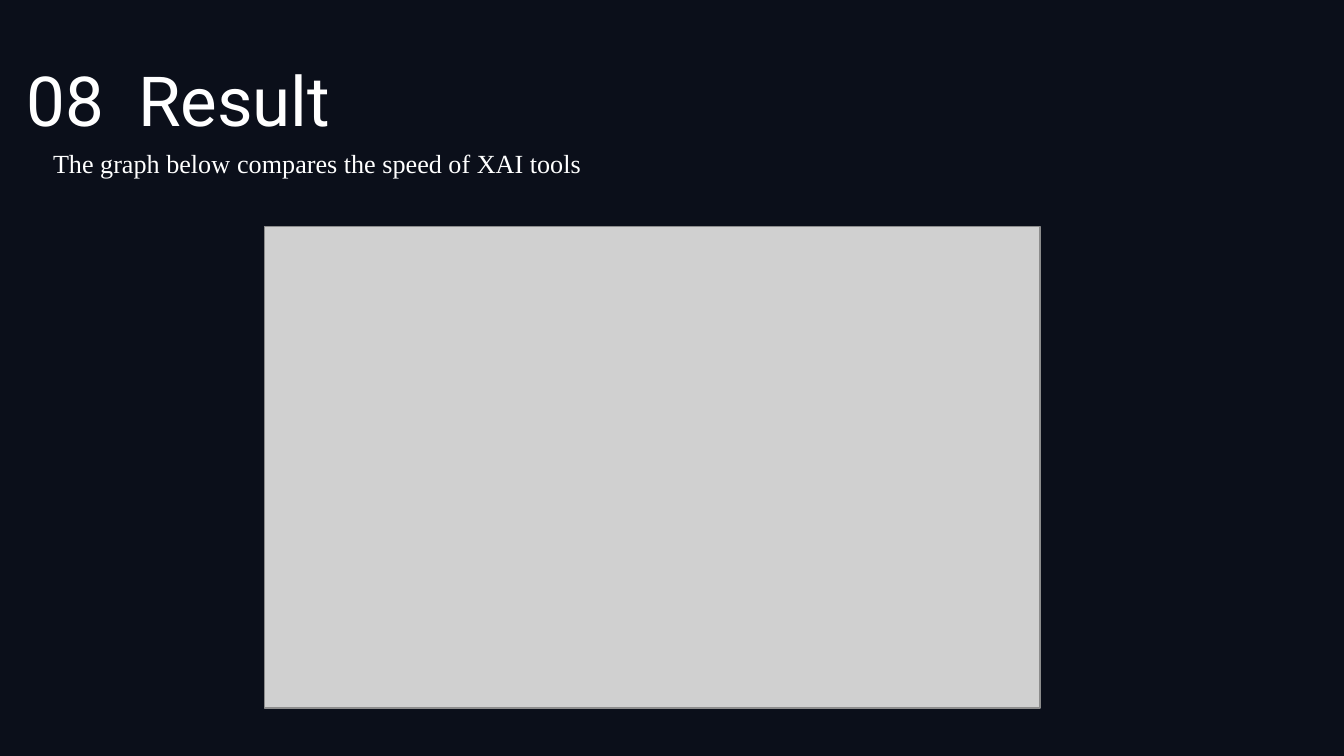
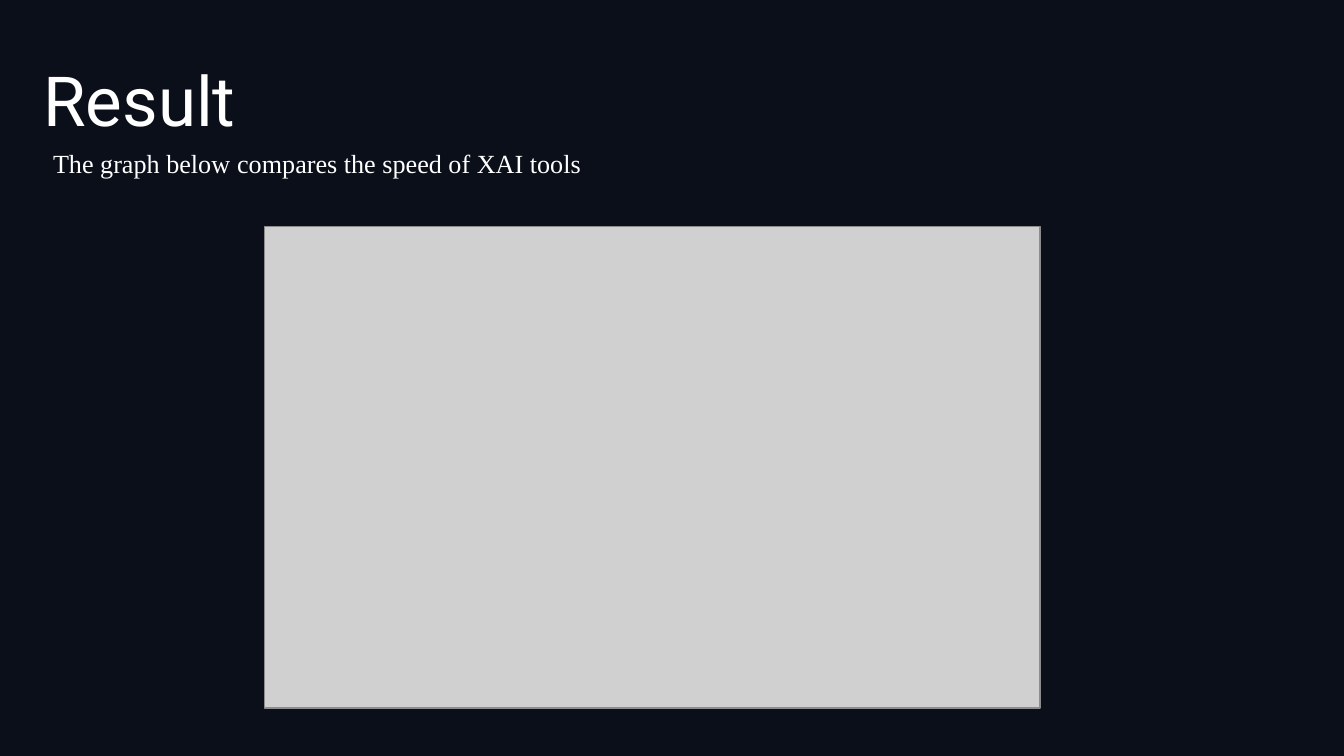
Before and after one commit to Anfal2004/XAI_M2, a slide deck: slide 8 of ST4CS_PPT.pptx (slide 9 before the commit). Drawn at 1344x756 pixels with LibreOffice and Linux fonts; fonts in the diff are those of the drawing; grey boxes stand for pictures; background and template pictures are left out. Boxes give left, top, right and bottom in pixels: in the first picture for what was removed or moved away, otherwise in the second. Text is boxed around its words. In the diff, an @@ line names an element or a change of style, - is before the commit and + after.

```diff
--- a/ST4CS_PPT.pptx
+++ b/ST4CS_PPT.pptx
@@ title at [43, 74, 235, 127]: text changed @@
-08 Result
+Result
```
Also in this commit, not shown: 6 other slides changed, 1 slide removed.
